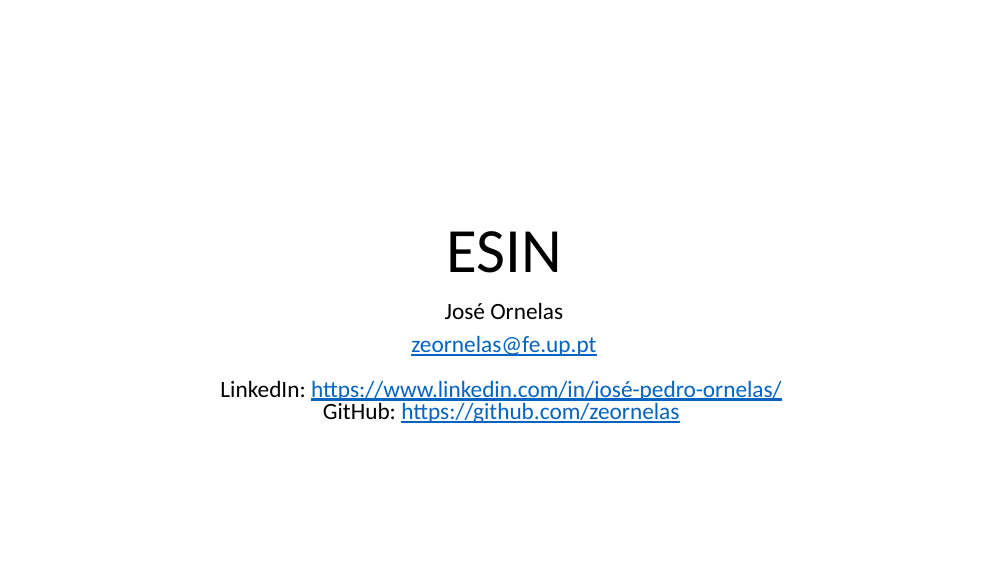
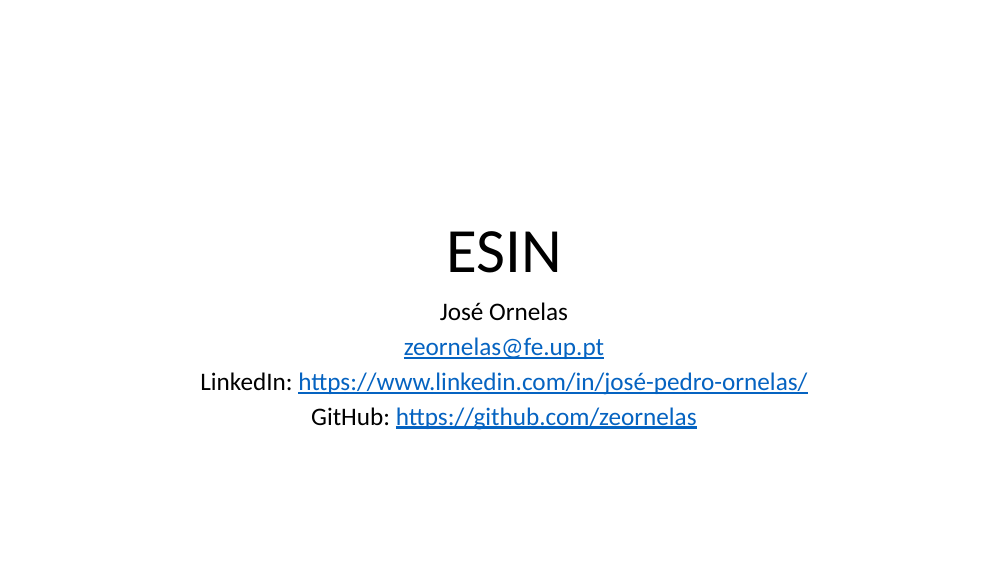
Before and after one commit to silvae86/silvae86.github.io, a slide deck: slide 1 of _pages/teaching/solutions/uml/class/UML_Solutions.pptx. Drawn at 1008x567 pixels with LibreOffice and Linux fonts; fonts in the diff are those of the drawing. Boxes give left, top, right and bottom in pixels: in the first picture for what was removed or moved away, otherwise in the second. Text is boxed around its words. In the diff, an @@ line names an element or a change of style, - is before the commit and + after.

Commit message:
updated UML solutions by @zeornelas

```diff
--- a/_pages/teaching/solutions/uml/class/UML_Solutions.pptx
+++ b/_pages/teaching/solutions/uml/class/UML_Solutions.pptx
@@ subtitle at (440, 302, 568, 321): size 22.2 to 24 pt in "José Ornelas" @@
@@ subtitle at (200, 337, 807, 430): text changed; size 22.2 to 24 pt @@
-zeornelas@fe.up.pt
-LinkedIn: https://www.linkedin.com/in/josé-pedro-ornelas/
-GitHub: https://github.com/zeornelas
+zeornelas@fe.up.pt
+LinkedIn: https://www.linkedin.com/in/josé-pedro-ornelas/
+GitHub: https://github.com/zeornelas
```
Also in this commit, not shown: 2 other slides changed, 1 other file.
